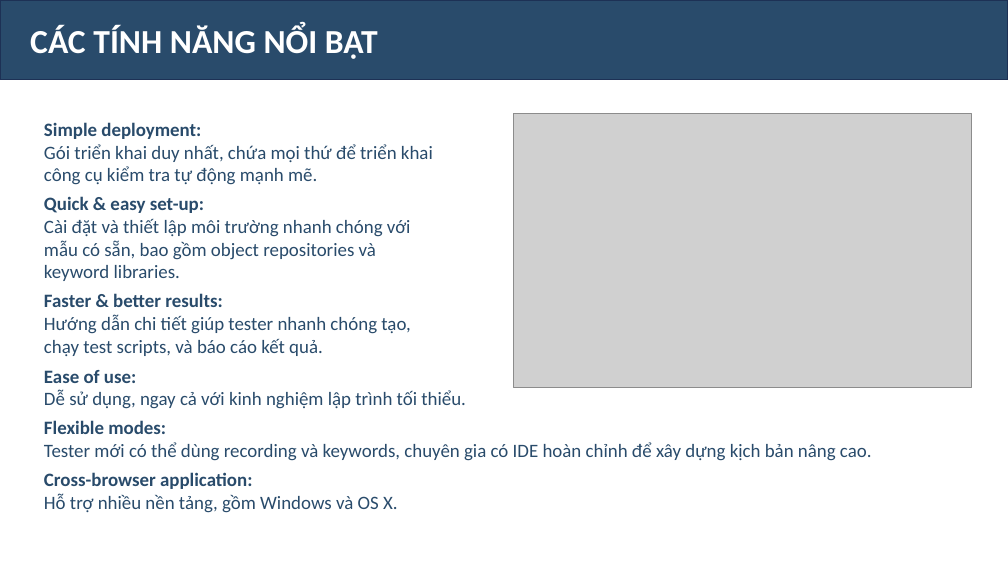
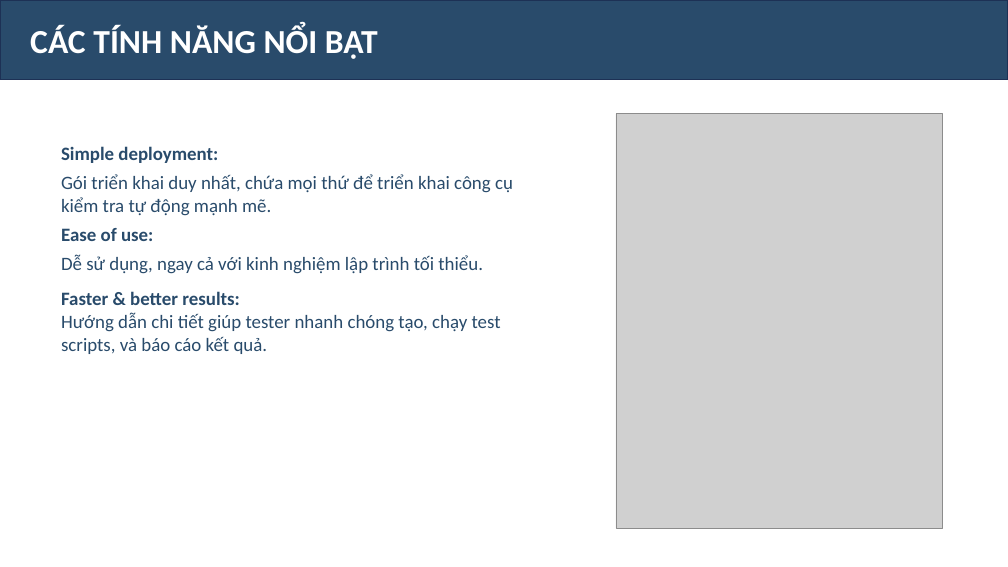
Before and after one commit to Oanh1503-git/DoAnKiemThu, a slide deck: slide 5 of THTH_slide.pptx (slide 4 before the commit). Drawn at 1008x567 pixels with LibreOffice and Linux fonts; fonts in the diff are those of the drawing; grey boxes stand for pictures. Boxes give left, top, right and bottom in pixels: in the first picture for what was removed or moved away, otherwise in the second. Text is boxed around its words. In the diff, an @@ line names an element or a change of style, - is before the commit and + after.

Commit message:
add

```diff
--- a/THTH_slide.pptx
+++ b/THTH_slide.pptx
@@ picture: place and size @@
-picture at (513,114,972,388)
+picture at (616,114,943,529)
@@ text "Simple deployment:": place and size @@
-text "Simple deployment:" at (44,122,433,356)
+text "Simple deployment:" at (61,146,513,354)
@@ text at (61,146,513,305): more space between paragraphs @@
@@ text at (61,228,483,274): text changed @@
-Quick & easy set-up:
-Cài đặt và thiết lập môi trường nhanh chóng với mẫu có sẵn, bao gồm object repositories và keyword libraries.
+Ease of use:
+Dễ sử dụng, ngay cả với kinh nghiệm lập trình tối thiểu.
@@ text removed at (44,370,872,513) @@
-Ease of use:
-Dễ sử dụng, ngay cả với kinh nghiệm lập trình tối thiểu.
-Flexible modes:
-Tester mới có thể dùng recording và keywords, chuyên gia có IDE hoàn chỉnh để xây dựng kịch bản nâng cao.
-Cross-browser application:
-Hỗ trợ nhiều nền tảng, gồm Windows và OS X.
```
Also in this commit, not shown: 2 other slides changed, 2 slides added.
